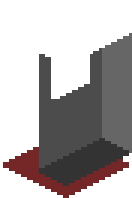
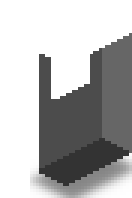
Layers edited between the first and the second 132 × 198 image:
added layer "Shadow copy" (60%) above "Bottom" over bbox(30, 147, 132, 198)
hid "Bottom" over bbox(3, 147, 129, 198)
